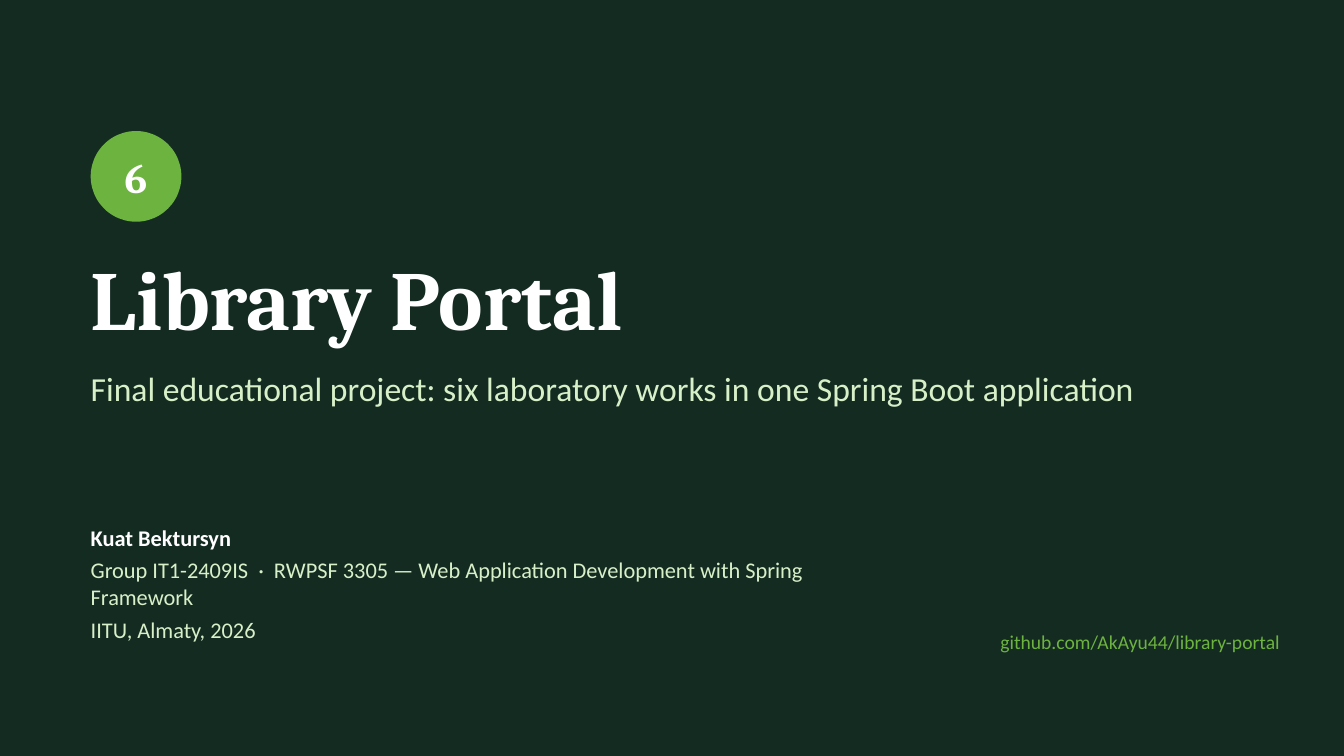
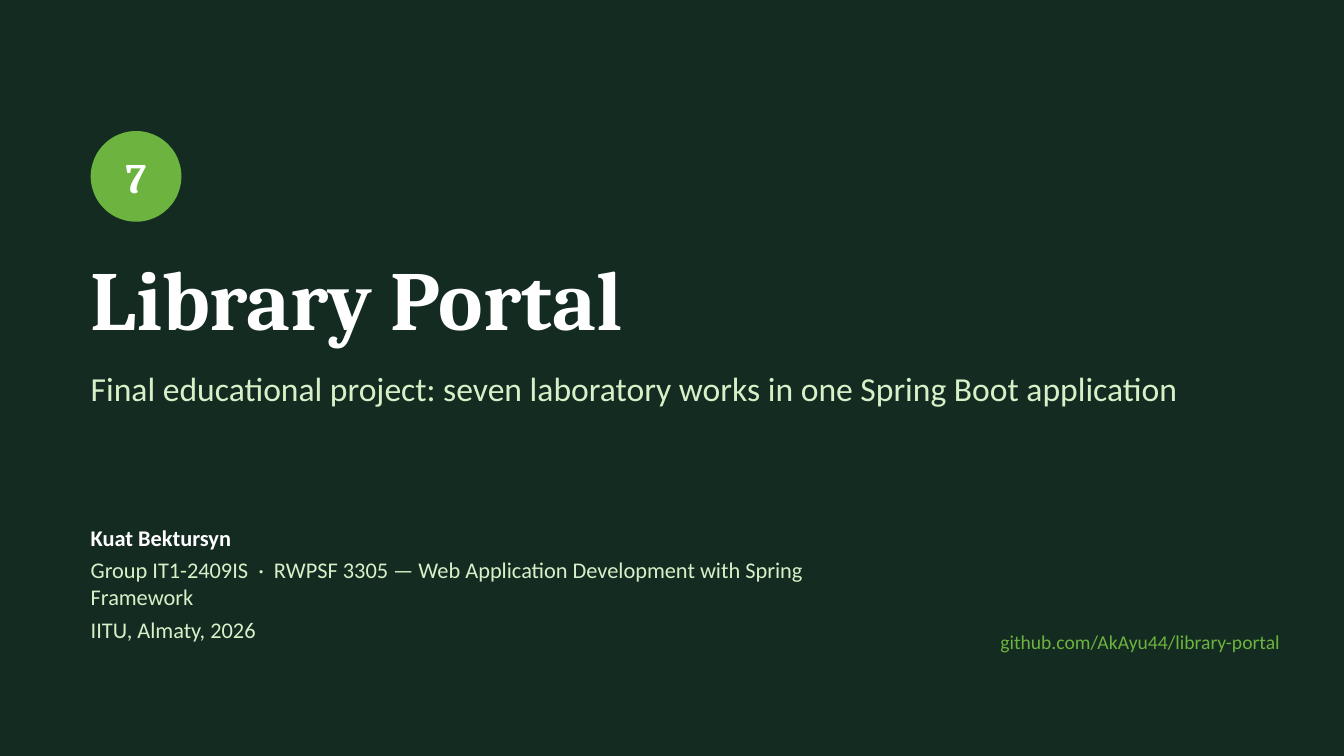
Before and after one commit to AkAyu44/library-portal, a slide deck: slide 1 of docs/Defense_Presentation.pptx. Drawn at 1344x756 pixels with LibreOffice and Linux fonts; fonts in the diff are those of the drawing. Boxes give left, top, right and bottom in pixels: in the first picture for what was removed or moved away, otherwise in the second. Text is boxed around its words. In the diff, an @@ line names an element or a change of style, - is before the commit and + after.

```diff
--- a/docs/Defense_Presentation.pptx
+++ b/docs/Defense_Presentation.pptx
@@ text in ellipse at bbox=[126, 165, 147, 194]: text changed @@
-6
+7
@@ text at bbox=[91, 377, 1177, 407]: text changed @@
-Final educational project: six laboratory works in one Spring Boot application
+Final educational project: seven laboratory works in one Spring Boot application
```
Also in this commit, not shown: 7 other slides changed, 2 slides added, 26 other files.
